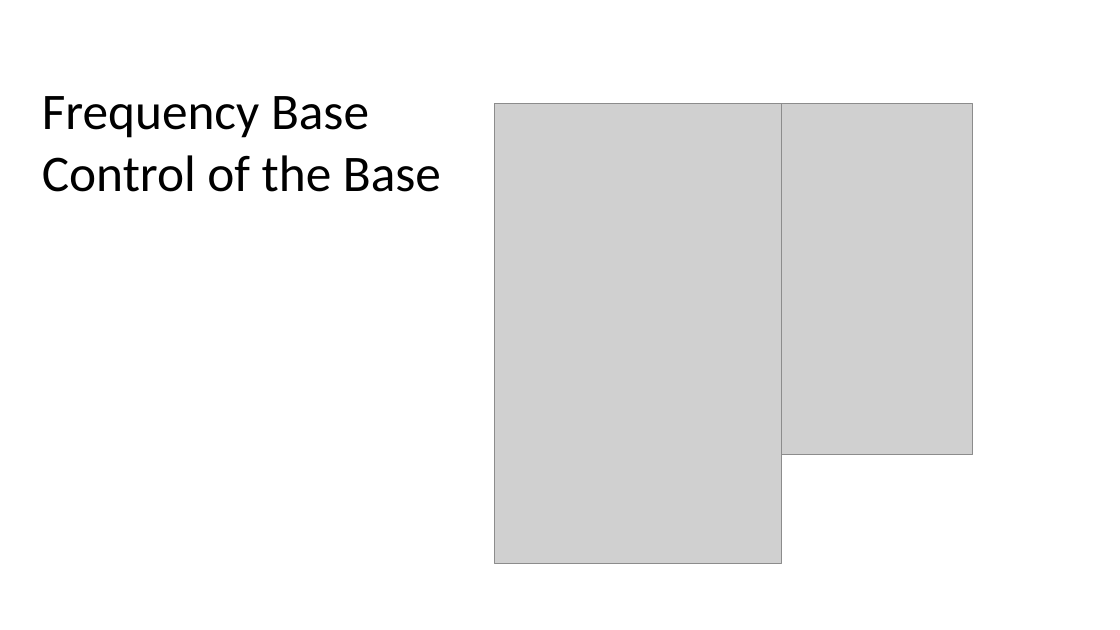
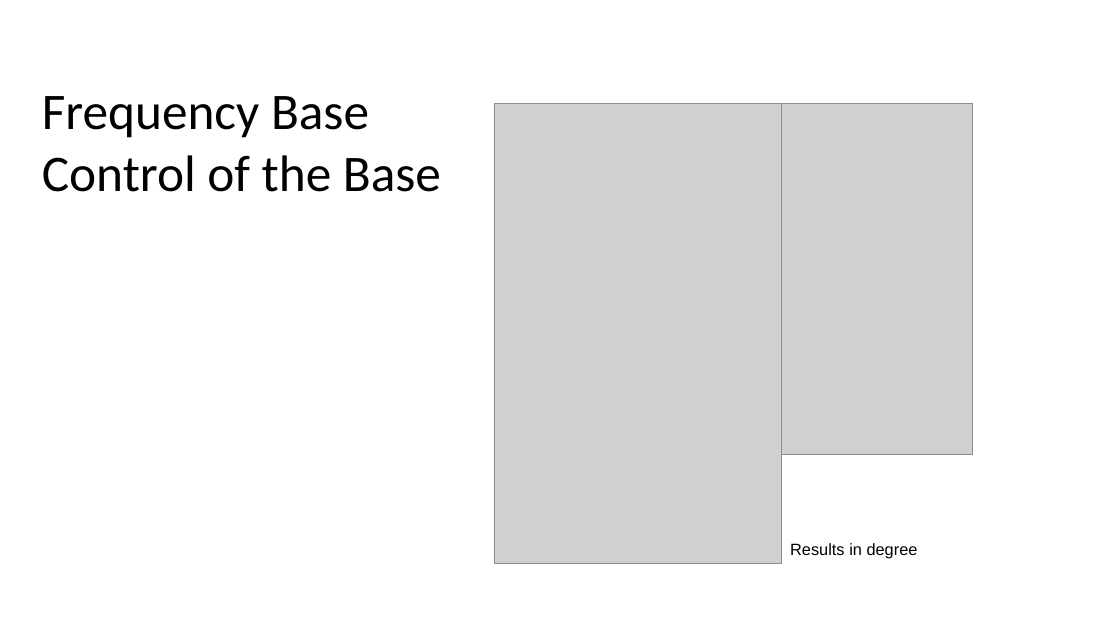
Before and after one commit to AleFire99/The-Loopers, a slide deck: slide 16 of Presentation_midterm.pptx. Drawn at 1120x630 pixels with LibreOffice and Linux fonts; fonts in the diff are those of the drawing; grey boxes stand for pictures. Boxes give left, top, right and bottom in pixels: in the first picture for what was removed or moved away, otherwise in the second. Text is boxed around its words. In the diff, an @@ line names an element or a change of style, - is before the commit and + after.

```diff
--- a/Presentation_midterm.pptx
+++ b/Presentation_midterm.pptx
@@ text added at <box>790,543,918,559</box>, 14 pt, text #000000 @@
+Results in degree
```
